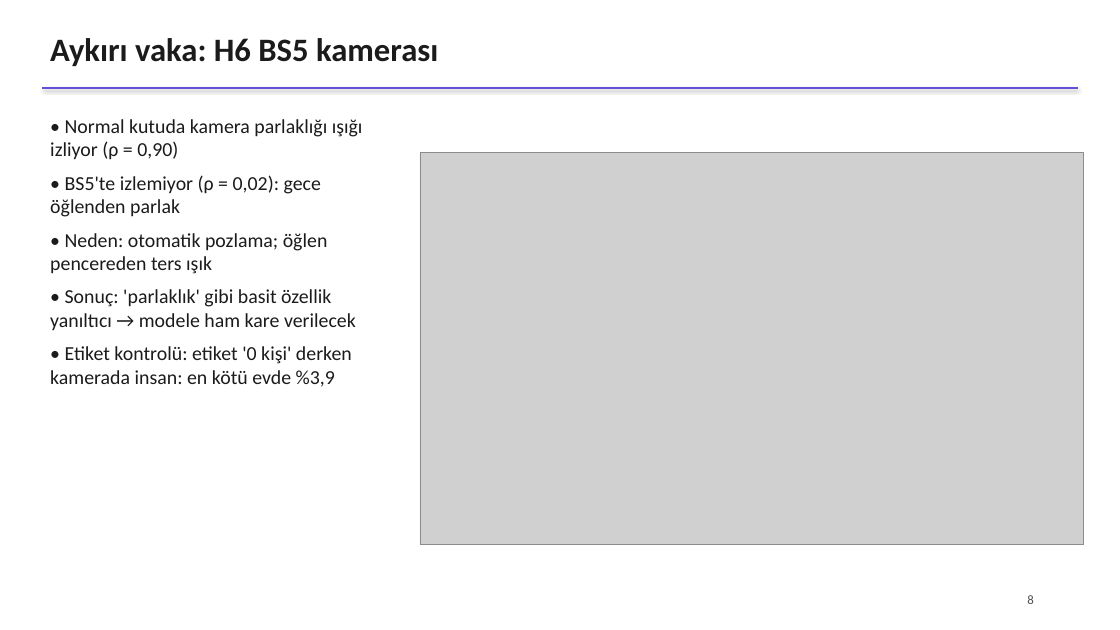
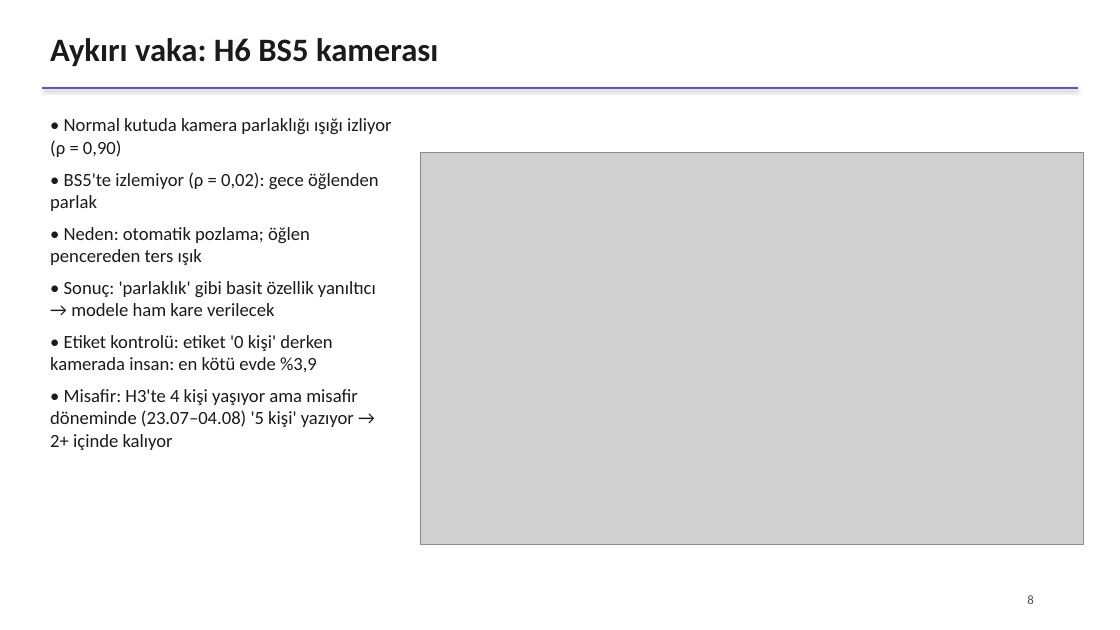
Before and after one commit to ksilverstone/hpdmobile-doluluk-tespiti, a slide deck: slide 8 of reports/sunum.pptx. Drawn at 1120x630 pixels with LibreOffice and Linux fonts; fonts in the diff are those of the drawing; grey boxes stand for pictures. Boxes give left, top, right and bottom in pixels: in the first picture for what was removed or moved away, otherwise in the second. Text is boxed around its words. In the diff, an @@ line names an element or a change of style, - is before the commit and + after.

```diff
--- a/reports/sunum.pptx
+++ b/reports/sunum.pptx
@@ text at [50,118,392,372]: size 17 to 16 pt in "• Normal kutuda kamera parlaklığı ışığı izliyor ...", "• BS5'te izlemiyor (ρ = 0,02): gece ...", "• Neden: otomatik pozlama; öğlen pencereden ters ...", "• Sonuç: 'parlaklık' gibi basit özellik yanıltıcı ..." and 1 more places @@
@@ text at [50,389,358,450]: paragraph added @@
+• Misafir: H3'te 4 kişi yaşıyor ama misafir döneminde (23.07–04.08) '5 kişi' yazıyor → 2+ içinde kalıyor
```
Also in this commit, not shown: 4 other slides changed, 1 other file.
